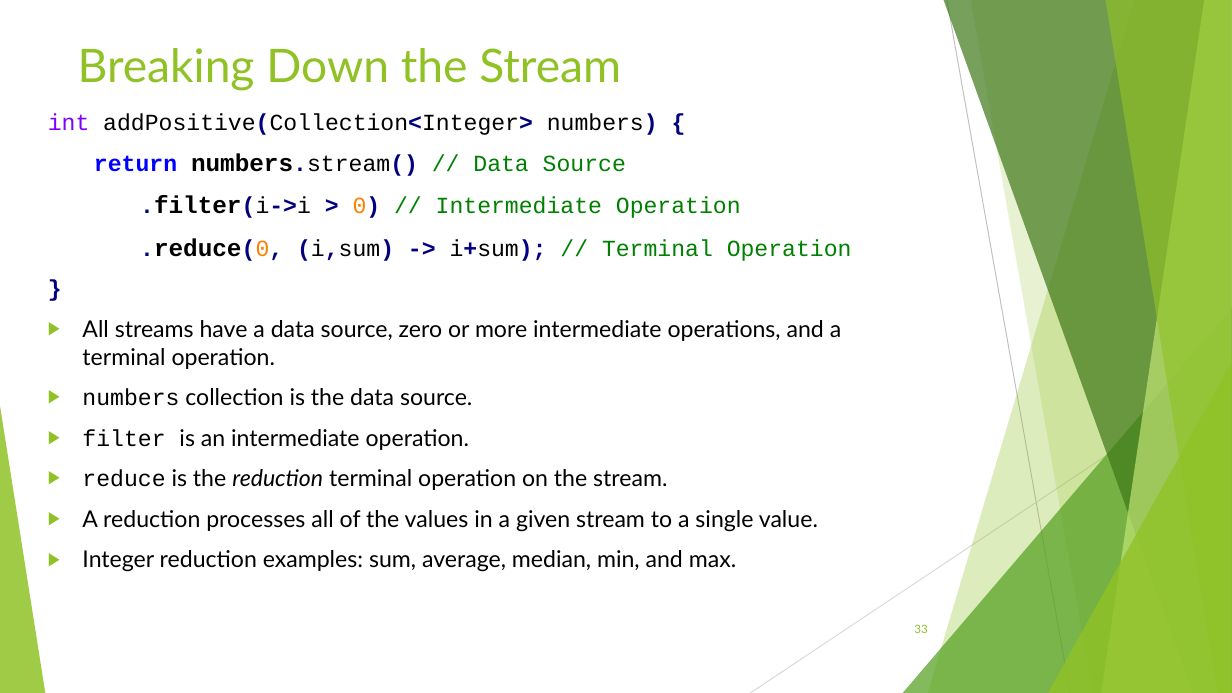
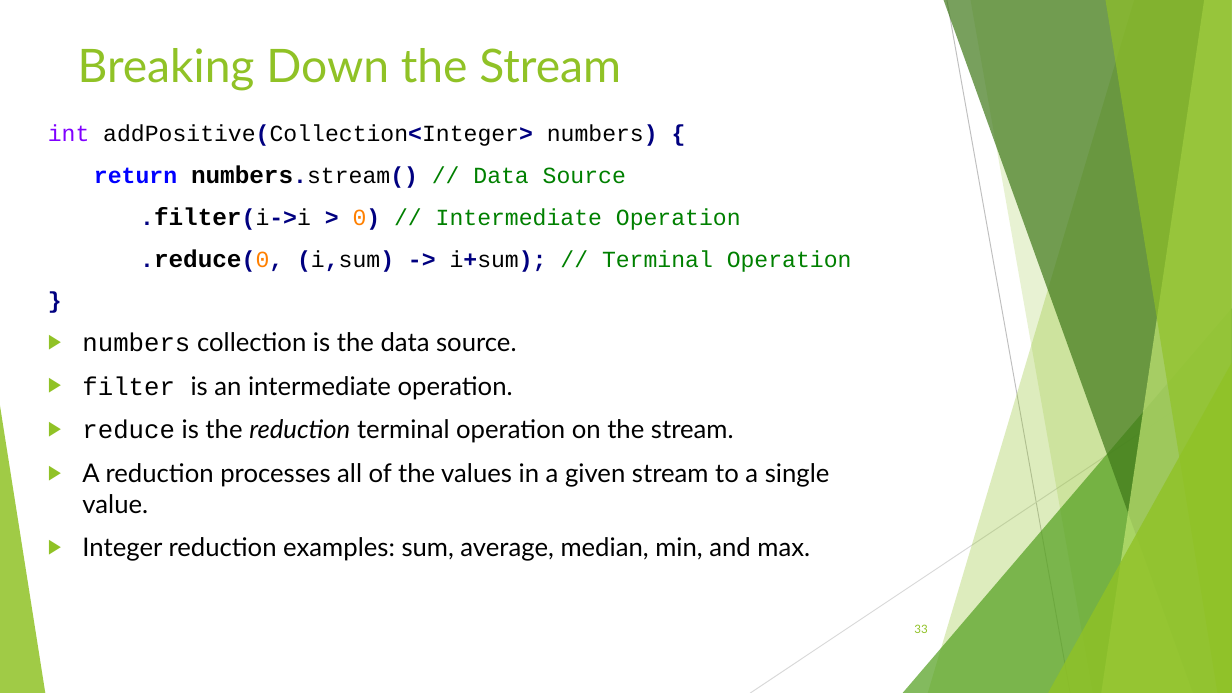
Before and after one commit to RichardRoda/2017-CodePaLOUsa-Lambda, a slide deck: slide 33 of Learning to Love the Lambda in the Stream.pptx. Drawn at 1232x693 pixels with LibreOffice and Linux fonts; fonts in the diff are those of the drawing. Boxes give left, top, right and bottom in pixels: in the first picture for what was removed or moved away, otherwise in the second. Text is boxed around its words. In the diff, an @@ line names an element or a change of style, - is before the commit and + after.

```diff
--- a/Learning to Love the Lambda in the Stream.pptx
+++ b/Learning to Love the Lambda in the Stream.pptx
@@ text "int addPositive(Collection<Integer> numbers) {" moved from (x1=48, y1=113, x2=852, y2=572) to (x1=48, y1=124, x2=852, y2=561) @@
@@ text at (x1=82, y1=320, x2=841, y2=369): paragraph removed @@
-▶ All streams have a data source, zero or more intermediate operations, and a terminal operation.
@@ text at (x1=82, y1=332, x2=830, y2=561): size 18 to 20 pt in "numbers collection is the data source.", "filter is an intermediate operation.", "reduce is the reduction terminal operation on ...", "A reduction processes all of the values ..." and 1 more places @@
```
Also in this commit, not shown: 4 other slides changed.
